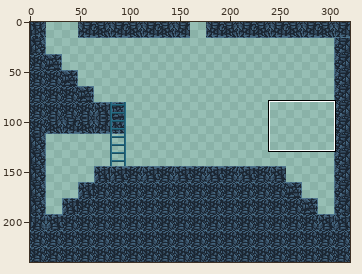
File history of a sprite sheet, data/maps/test_bottom.png. The first picture is a wide view before the edit; the outline marks the close-up.
Close-up. Earlier state:
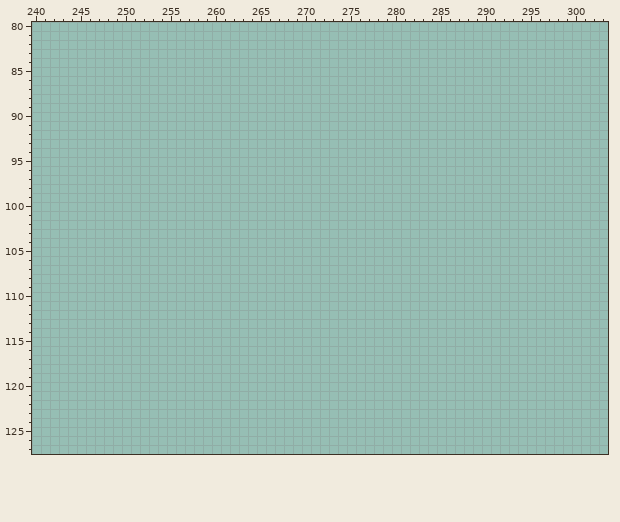
The file is 320x240 pixels. Shown: x 240..303, y 80..127. The commit also changed other parts of the picture, which this record leaves out.
New version:
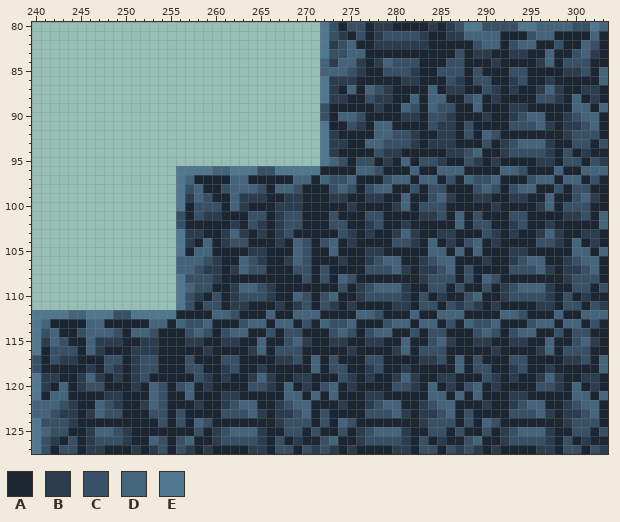
Palette (. is transparent): A #1b2632  B #2a3c4d  C #375066  D #44647c  E #4f778f
What changed:
Changed rows in their new state; - is an unchanged pixel.
first column x 240:
 80 --------------------------------ECACCABBAAAABABCEECCCCEEDDDDCCED
 81 --------------------------------ECBACABCCCCBAABBDDDDAAACDDAAAADA
 82 --------------------------------EBCDAABBBBBBAAAAACDDACDDAACAADCA
 83 --------------------------------ECCDDAAAAAAAAAACABBAABBAADAACDBA
 84 --------------------------------DBDDBABDCCCAAACCAAABAAAABDACCCAA
 85 --------------------------------DDDCBAACCCBAACCCACAAACCAAAABBCAD
 86 --------------------------------EBBBAAAAABBAAACBACCAABCAABAAAAAD
 87 --------------------------------EBADADCBAAAADABBAACBABAABDBAABBA
 88 --------------------------------EBBAACBBAADADDAACDABAAAACCBADABA
 89 --------------------------------CAAAAABAADCADCCAADAAABBAAAAADDAD
 90 --------------------------------CADDCAAAABBACCBAAABAABCDDAABCDDA
 91 --------------------------------EAACBADDAAAACBBACAAAACCCDBABBCDA
 92 --------------------------------EBAAAADDCCBAABBACADCAAAAAAABCCCA
 93 --------------------------------EBBAADDCCCBABBBAAACABCDDDBAACCAC
 94 --------------------------------EBAAAACBBAAAAABBCDAABCCCCBACABAA
 95 --------------------------------EDCACCABADACCBAACBABAAAABBACCACB
 96 ----------------EEEEDDEEECCEEEEEAAAADDCAAADAADDDAAAADDCAAADAADDD
 97 ----------------EDAAAADDAAAAADDADCCDAAACDDADDACADCCDAAACDDADDACA
 98 ----------------ECDAACDDDCADDCAAACDCACDDAACACCAAACDCACDDAACACCAA
 99 ----------------EBDCAADBBBAABBAAABBAABBAADAACDBAABBAABBAADAACDBA
100 ----------------EACCCADBAAABBBAAAAABAAAABDACCCAAAAABAAAABDACCCAA
101 ----------------CACBBAAACCABCCAAACAAACCAAAABBCADACAAACCAAAABBCAD
102 ----------------CAAAAABACBABCCAAACCAABCAABAAAAADACCAABCAABAAAAAD
103 ----------------EBBAABDBABABCAAAAACBABAABDBAABBAAACBABAABDBAABBA
104 ----------------EBADABCCAAABADCACDABAAAACCBADABACDABAAAACCBADABA
105 ----------------EADDAAAABBAAADCAADAAABBAAAAADDADADAAABBAAAAADDAD
106 ----------------DDDCBAADCBAABDCAAABAABCDDAABCDDAAABAABCDDAABCDDA
107 ----------------DDCBBABDCCAAACCACAAAACCCDBABBCDACAAAACCCDBABBCDA
108 ----------------ECCCBAAAAAAAAACACADCAAAAAAABCCCACADCAAAAAAABCCCA
109 ----------------EDCCAABDDCBAAAAAAACABCDDDBAACCACAACABCDDDBAACCAC
110 ----------------ECBACABCCCBAADCACDAABCCCCBACABAACDAABCCCCBACABAA
111 ----------------ECACCABBAAABABCACBABAAAABBACCACBCBABAAAABBACCACB
112 EEEEDDEEECCEEEEEAAAADDCAAADAADDDAAAADDCAAADAADDDAAAADDCAAADAADDD
113 EDAAAADDAAAAADDADCCDAAACDDADDACADCCDAAACDDADDACADCCDAAACDDADDACA
114 ECDAACDDDCADDCAAACDCACDDAACACCAAACDCACDDAACACCAAACDCACDDAACACCAA
115 EBDCAADBBBAABBAAABBAABBAADAACDBAABBAABBAADAACDBAABBAABBAADAACDBA
116 EACCCADBAAABBBAAAAABAAAABDACCCAAAAABAAAABDACCCAAAAABAAAABDACCCAA
117 CACBBAAACCABCCAAACAAACCAAAABBCADACAAACCAAAABBCADACAAACCAAAABBCAD
118 CAAAAABACBABCCAAACCAABCAABAAAAADACCAABCAABAAAAADACCAABCAABAAAAAD
119 EBBAABDBABABCAAAAACBABAABDBAABBAAACBABAABDBAABBAAACBABAABDBAABBA
120 EBADABCCAAABADCACDABAAAACCBADABACDABAAAACCBADABACDABAAAACCBADABA
121 EADDAAAABBAAADCAADAAABBAAAAADDADADAAABBAAAAADDADADAAABBAAAAADDAD
122 DDDCBAADCBAABDCAAABAABCDDAABCDDAAABAABCDDAABCDDAAABAABCDDAABCDDA
123 DDCBBABDCCAAACCACAAAACCCDBABBCDACAAAACCCDBABBCDACAAAACCCDBABBCDA
124 ECCCBAAAAAAAAACACADCAAAAAAABCCCACADCAAAAAAABCCCACADCAAAAAAABCCCA
125 EDCCAABDDCBAAAAAAACABCDDDBAACCACAACABCDDDBAACCACAACABCDDDBAACCAC
126 ECBACABCCCBAADCACDAABCCCCBACABAACDAABCCCCBACABAACDAABCCCCBACABAA
127 ECACCABBAAABABCACBABAAAABBACCACBCBABAAAABBACCACBCBABAAAABBACCACB
